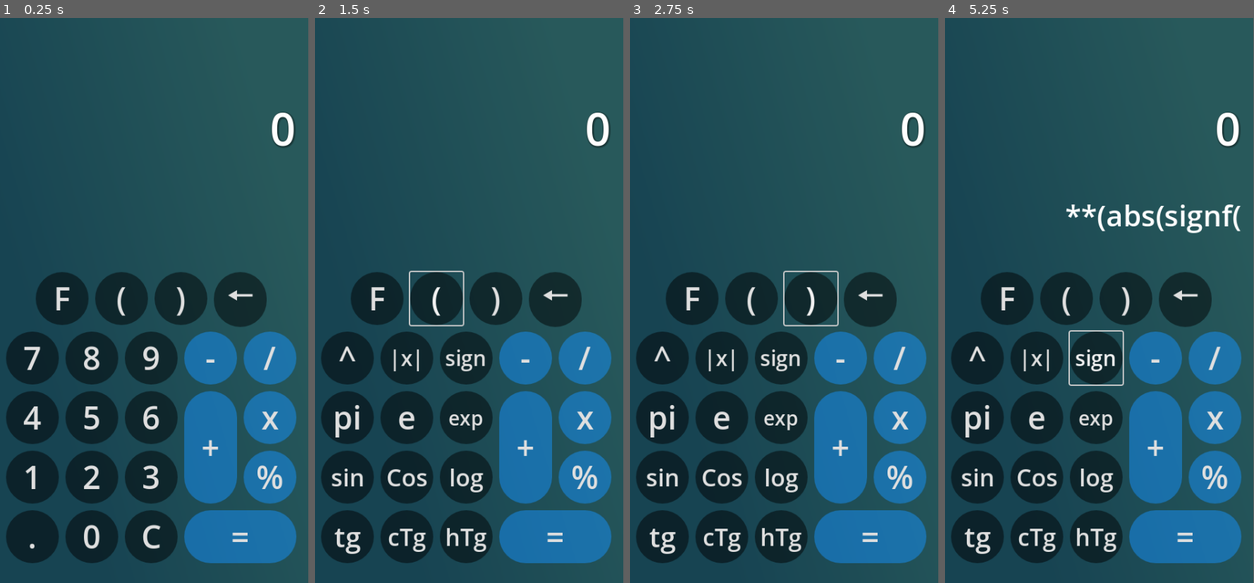
Above: before the commit, frames 1-4 (left to right).
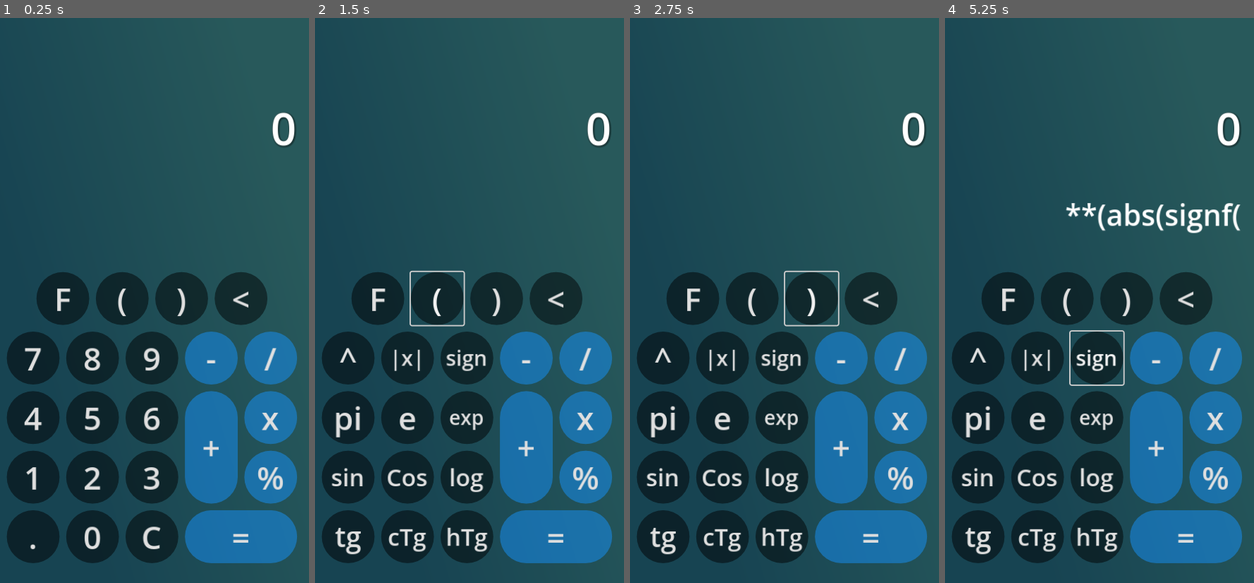
Above: after the commit, the same moments.

Repository: vladya-developer/Godot-Calculator
Game: Godot game, scene res://Data/program.tscn
The game is run twice, just before and just after one commit, with the same random seed, the same clock (stepped at 60 frames per second) and the same inputs.
Inputs:
- Up to frame 1 (0.25 s): no input
- Up to frame 2 (1.5 s): click "F" at 0.5 s; click "(" at 1.25 s
- Up to frame 3 (2.75 s): click ")" at 2 s
- Up to frame 4 (5.25 s): click "🠔" (after the commit: "<") at 2.75 s; click "^" at 3.5 s; click "|x|" at 4.25 s; click "sign" at 5 s
In our replay, the window is 449x800 before the commit and 450x800 after it. These sizes can differ from the game's own. Grey fills any space a smaller window leaves; there, only what the larger window draws over its background counts as a difference.

The runs differ from the first frame. In frame 1, 2.6% of the frame differs, in the area x 2-97%, y 16-97%; in frame 2, 2.9%; in frame 3, 2.9%; in frame 4, 3.5%.

Commit message:
build

Diff:
--- a/Data/program.tscn
+++ b/Data/program.tscn
@@ -66,11 +66,16 @@
 
 [node name="ButtonFormuls" type="Button" parent="CanvasLayer/Keyboard1"]
 custom_minimum_size = Vector2(80, 80)
-layout_mode = 0
+layout_mode = 1
+anchors_preset = 15
+anchor_right = 1.0
+anchor_bottom = 1.0
 offset_left = 67.0
 offset_top = 18.0
-offset_right = 147.0
-offset_bottom = 98.0
+offset_right = -333.0
+offset_bottom = -390.0
+grow_horizontal = 2
+grow_vertical = 2
 theme_override_font_sizes/font_size = 48
 theme_override_styles/normal = SubResource("StyleBoxFlat_s35u5")
 theme_override_styles/hover = SubResource("StyleBoxFlat_s35u5")
@@ -114,7 +119,7 @@
 theme_override_styles/normal = SubResource("StyleBoxFlat_s35u5")
 theme_override_styles/hover = SubResource("StyleBoxFlat_s35u5")
 theme_override_styles/pressed = SubResource("StyleBoxFlat_s35u5")
-text = "🠔"
+text = "<"
 
 [node name="Button7" type="Button" parent="CanvasLayer/Keyboard1"]
 custom_minimum_size = Vector2(80, 80)
@@ -411,7 +416,7 @@
 theme_override_styles/normal = SubResource("StyleBoxFlat_s35u5")
 theme_override_styles/hover = SubResource("StyleBoxFlat_s35u5")
 theme_override_styles/pressed = SubResource("StyleBoxFlat_s35u5")
-text = "🠔"
+text = "<"
 
 [node name="ButtonPow" type="Button" parent="CanvasLayer/Keyboard2"]
 custom_minimum_size = Vector2(80, 80)
--- a/project.godot
+++ b/project.godot
@@ -19,7 +19,11 @@
 
 window/size/viewport_width=480
 window/size/viewport_height=854
+window/stretch/mode="canvas_items"
+window/stretch/aspect="keep_width"
+window/handheld/orientation=5
 
 [rendering]
 
 renderer/rendering_method="mobile"
+textures/vram_compression/import_etc2_astc=true
Not shown, added: export_presets.cfg
